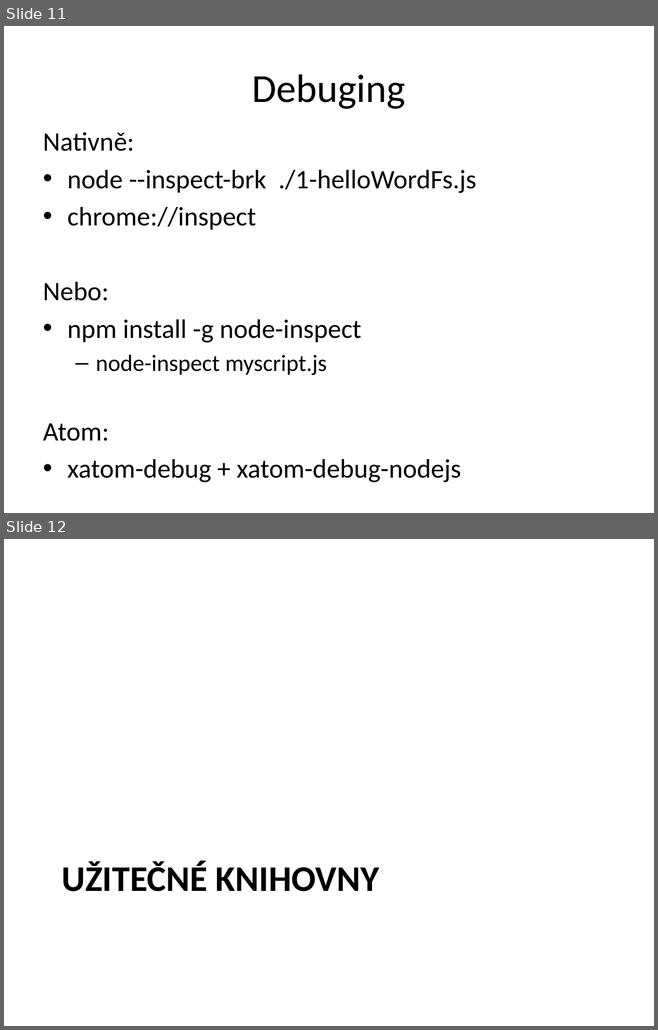
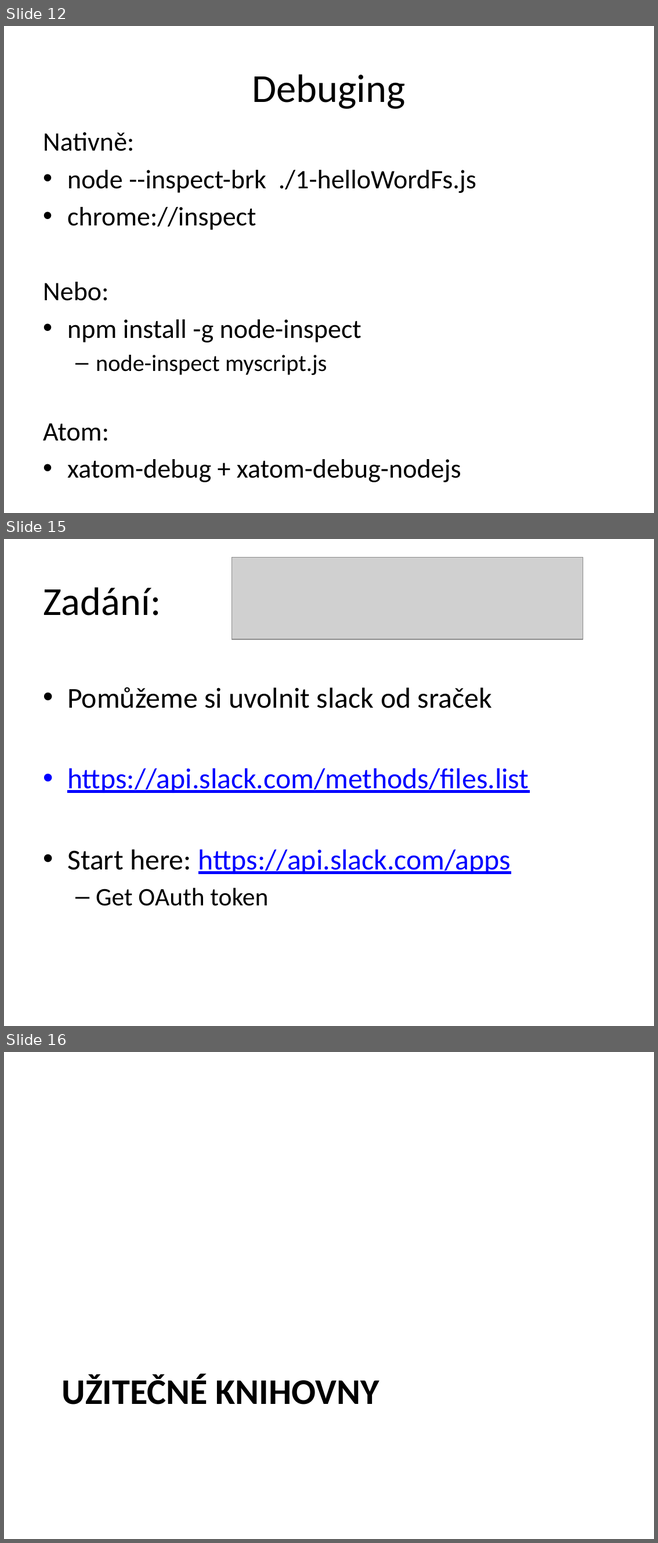
Before and after one commit to etnetera-activate/node-minicourse, a slide deck: node-uvod.pptx. Shown one above the other, each under a label of ours: slides 11 and 12 before the commit, slides 12, 15 and 16 after it; the slides between them are not shown. The pictures are 658x1030 and 658x1543 pixels, drawn with LibreOffice and Linux fonts; fonts in the diff are those of the drawing; grey boxes stand for pictures; background and template pictures are left out. Boxes give left, top, right and bottom in pixels: in the first picture for what was removed or moved away, otherwise in the second. Text is boxed around its words. In the diff, an @@ line names an element or a change of style, - is before the commit and + after.

```diff
--- a/node-uvod.pptx
+++ b/node-uvod.pptx
@@ slide 15 added at (x1=4, y1=539, x2=654, y2=1026), background #FFFFFF @@
@@ picture added at (x1=231, y1=558, x2=583, y2=640) @@
@@ title added at (x1=43, y1=587, x2=161, y2=616), 44 pt, text #000000 @@
+Zadání:
@@ text added at (x1=67, y1=687, x2=528, y2=906), 32 pt, text #0000FF, underline @@
+• Pomůžeme si uvolnit slack od sraček
+• https://api.slack.com/methods/files.list
+• Start here: https://api.slack.com/apps
+  – Get OAuth token
@@ what was slide 11 is now slide 12 @@
@@ what was slide 12 is now slide 16 @@
```
Also in this commit, not shown: 6 slides changed, 6 other slides added, 5 other files.
